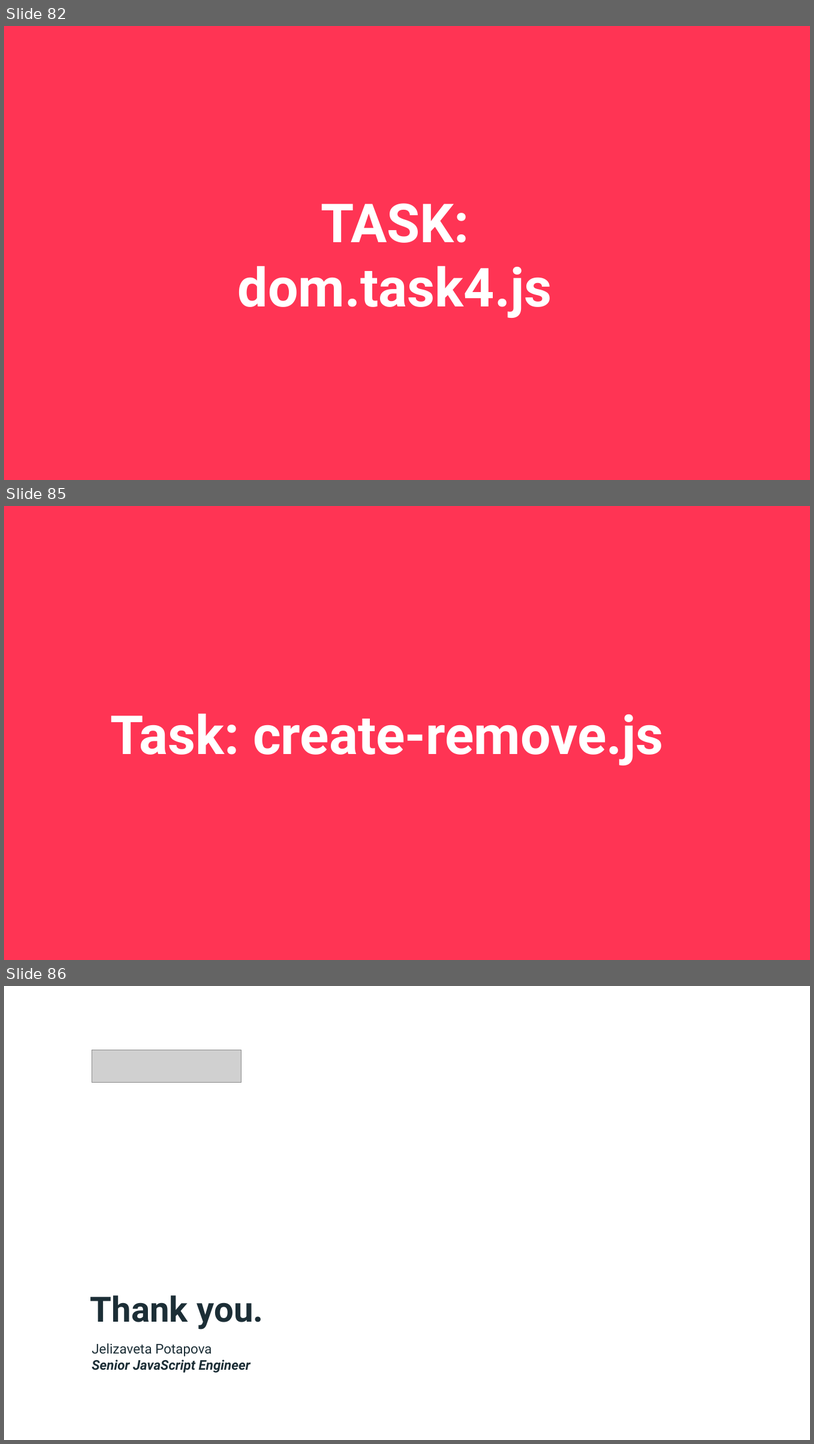
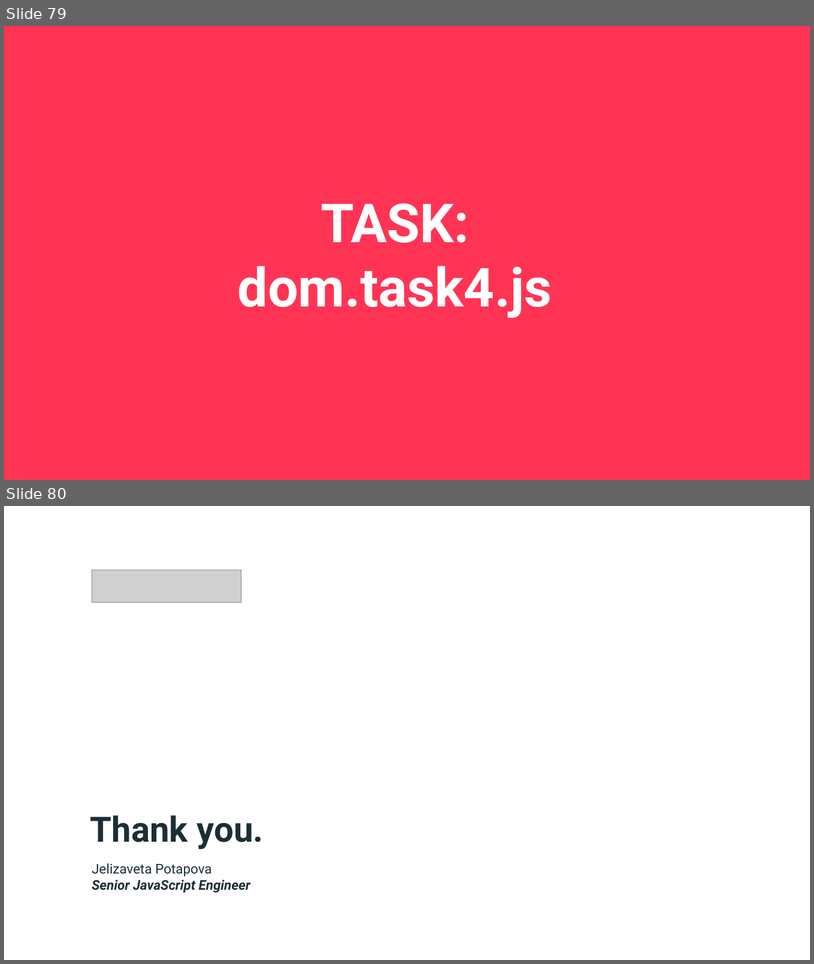
Before and after one commit to jpotapova/js-lecture-1, a slide deck: slides-full.pptx. Shown one above the other, each under a label of ours: slides 82, 85 and 86 before the commit, slides 79 and 80 after it; the slides between them are not shown. The pictures are 814x1444 and 814x964 pixels, drawn with LibreOffice and Linux fonts; fonts in the diff are those of the drawing; grey boxes stand for pictures. Boxes give left, top, right and bottom in pixels: in the first picture for what was removed or moved away, otherwise in the second. Text is boxed around its words. In the diff, an @@ line names an element or a change of style, - is before the commit and + after.

```diff
--- a/slides-full.pptx
+++ b/slides-full.pptx
@@ slide 85 removed at [4,506,810,960], background #FF3454 @@
@@ text removed at [110,713,664,765] @@
-Task: create-remove.js
@@ what was slide 82 is now slide 79 @@
@@ what was slide 86 is now slide 80 @@
```
Also in this commit, not shown: 7 slides changed, 5 other slides removed, 13 other files.
